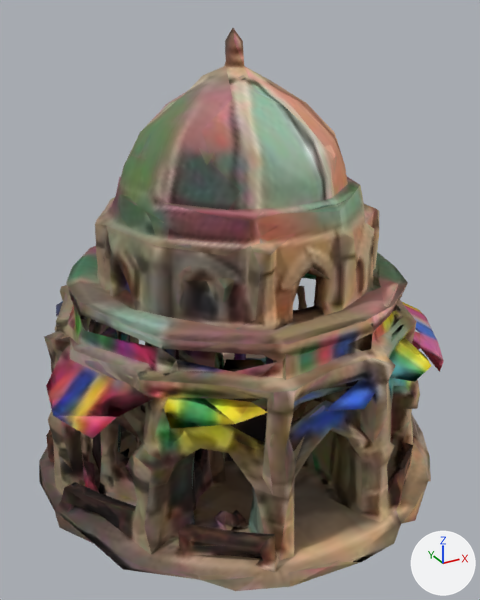
One commit to the glTF model src/examples/hex-realms/assets/models/grandBazaar.glb: the scene before it, then after it.
Both versions are drawn from a camera (50 mm lens) standing at (-0.526, -0.936, 0.464) and looking at (-0.005, 0.011, -0.009). The lights are fixed; the arrows at lower right show +X, +Y and +Z. The picture after the commit comes second. Where no turn or scale is listed for an object, it has been applied to the vertices. Vertices at exactly the same position are counted once.
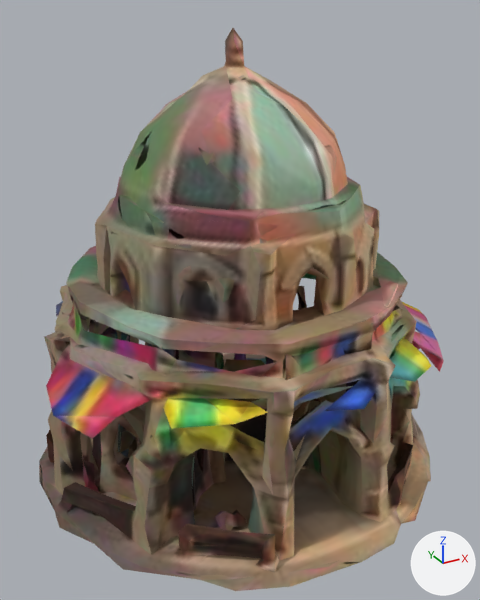
Changed parts and their boxes (x1, y1, x2, y2) in the pictures (480 x 600 px):
'Mesh_0.001', surface changed, shading changed
    both: (39, 34, 444, 590)
part 1 of me_mesh_0_001, shading changed
    both: (46, 131, 440, 590)
part 2 of me_mesh_0_001, shading changed
    both: (40, 465, 101, 544)

The change, as a diff of the scene's bpy script:
```diff
--- a/src/examples/hex-realms/assets/models/grandBazaar.glb.py
+++ b/src/examples/hex-realms/assets/models/grandBazaar.glb.py
@@ mat_material_0_001 @@
 n0 = _N.new('ShaderNodeBsdfPrincipled'); n0.name = 'Principled BSDF'
 n2.image = img_image_0
-n3 = _N.new('ShaderNodeNormalMap'); n3.name = 'Normal Map'
-n3.uv_map = 'UVMap'
-n4 = _N.new('ShaderNodeTexImage'); n4.name = 'Image Texture.001'
-n4.image = img_detail_normal
 _L.new(n0.outputs[0], n1.inputs[0])  # 'BSDF' to 'Surface'
 _L.new(n2.outputs[0], n0.inputs[0])  # 'Color' to 'Base Color'
-_L.new(n3.outputs[0], n0.inputs[5])  # 'Normal' to 'Normal'
-_L.new(n4.outputs[0], n3.inputs[1])  # 'Color' to 'Color'
@@ me_mesh_0_001 @@
 me_mesh_0_001.from_pydata(...)  # 4237 vertices, 9300 faces; spans x -0.376..0.385, y -0.342..0.415, z -0.335..0.437
 # used by ob_mesh_0_001; location = (0.0, 0.0, 0.0)
+# me_mesh_0_001 part 1: 235 of the faces centred in x -0.334..0.368, y -0.336..0.331, z -0.32..0.371 are now shaded smooth
+# me_mesh_0_001 part 2: 6 of the faces centred in x -0.362..-0.305, y -0.088..0.096, z -0.309..-0.303 are now shaded smooth
 me_mesh_0_001.materials.append(mat_material_0_001)
```
